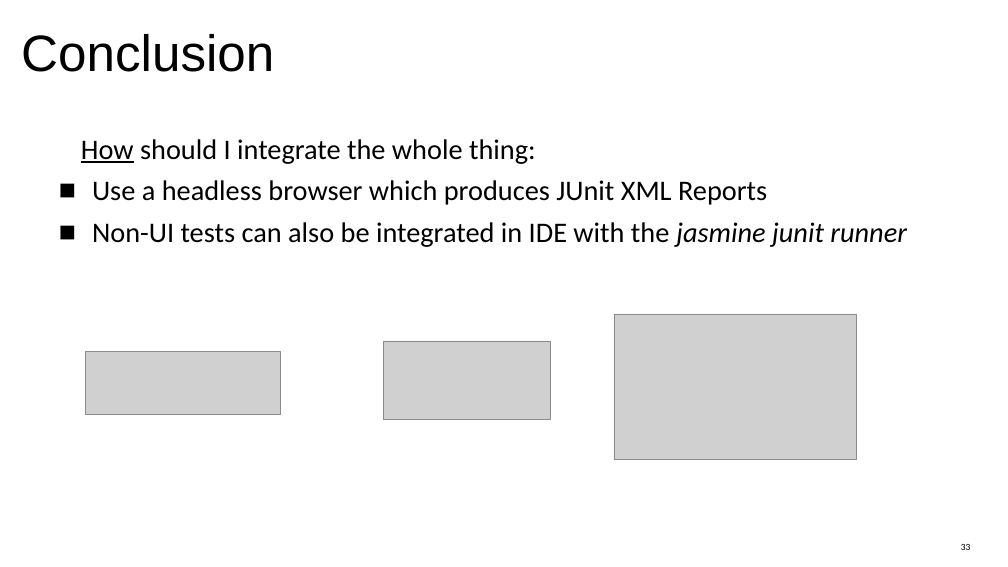
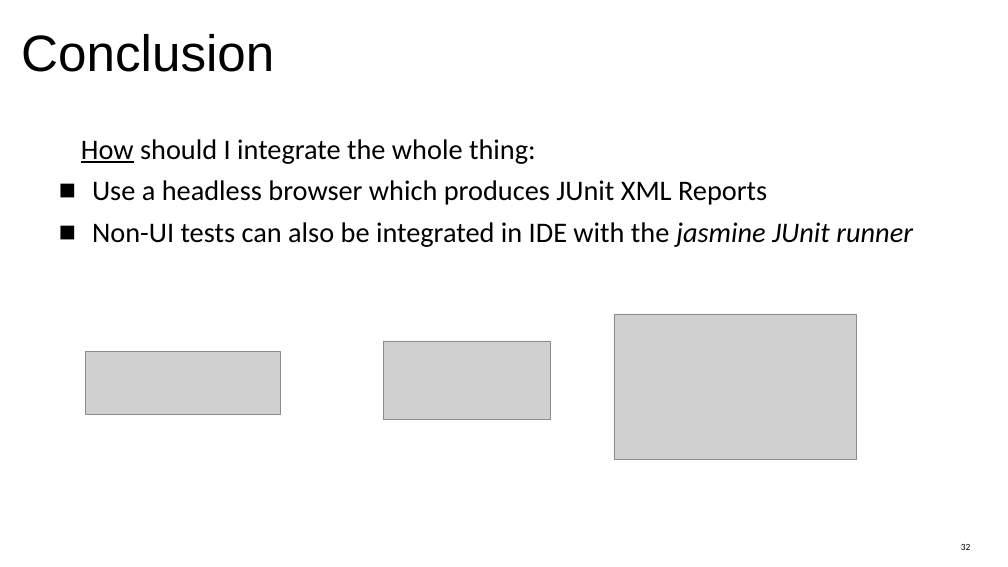
Before and after one commit to jefklak/jstesting-integration, a slide deck: slide 32 of presentation_final.odp (slide 33 before the commit). Drawn at 1008x567 pixels with LibreOffice and Linux fonts; fonts in the diff are those of the drawing; grey boxes stand for pictures; background and template pictures are left out. Boxes give left, top, right and bottom in pixels: in the first picture for what was removed or moved away, otherwise in the second. Text is boxed around its words. In the diff, an @@ line names an element or a change of style, - is before the commit and + after.

```diff
--- a/presentation_final.odp
+++ b/presentation_final.odp
@@ text at box(92, 222, 913, 247): text changed @@
-■ Non-UI tests can also be integrated in IDE with the jasmine junit runner
+■ Non-UI tests can also be integrated in IDE with the jasmine JUnit runner
```
Also in this commit, not shown: 9 other slides changed, 1 slide removed.
